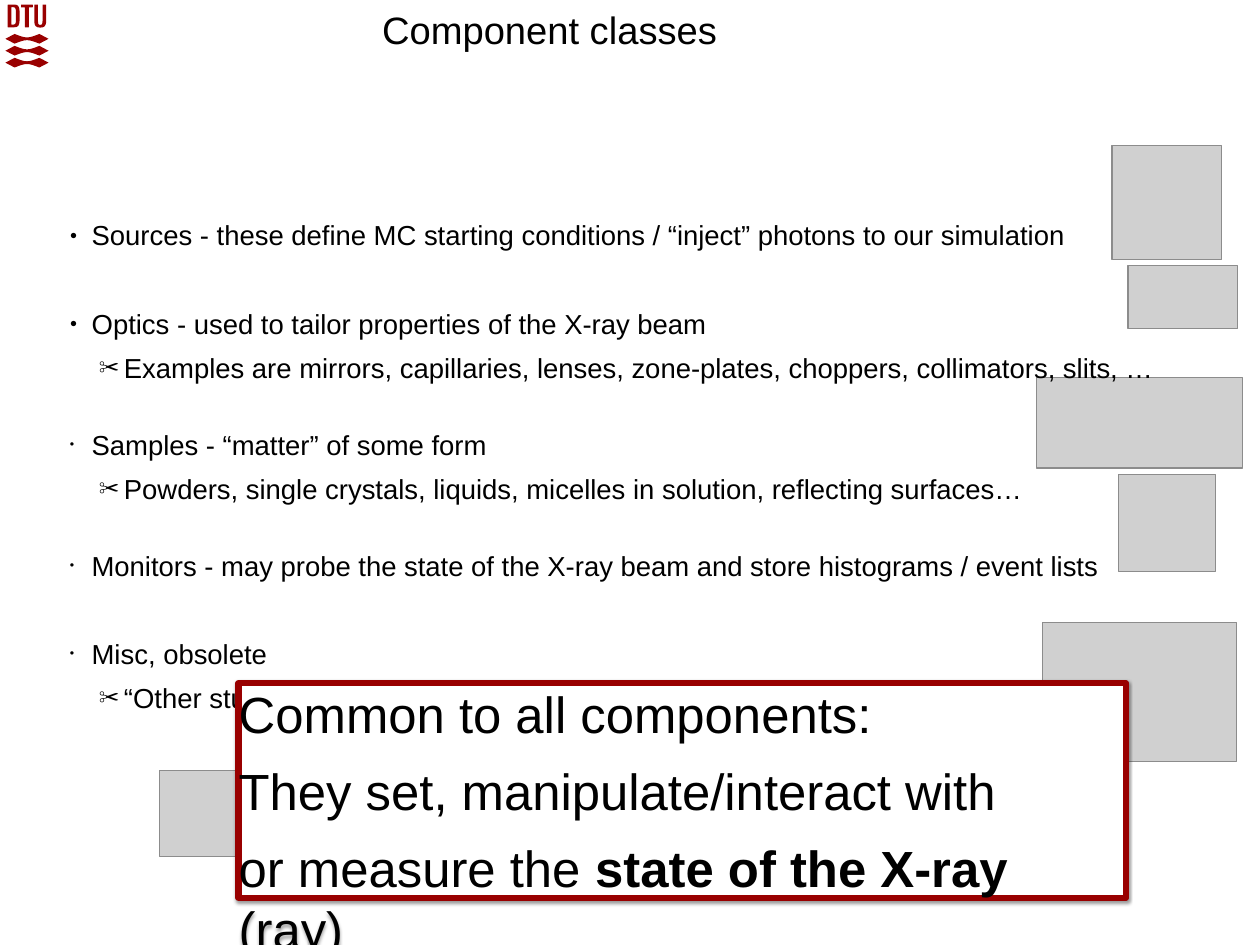
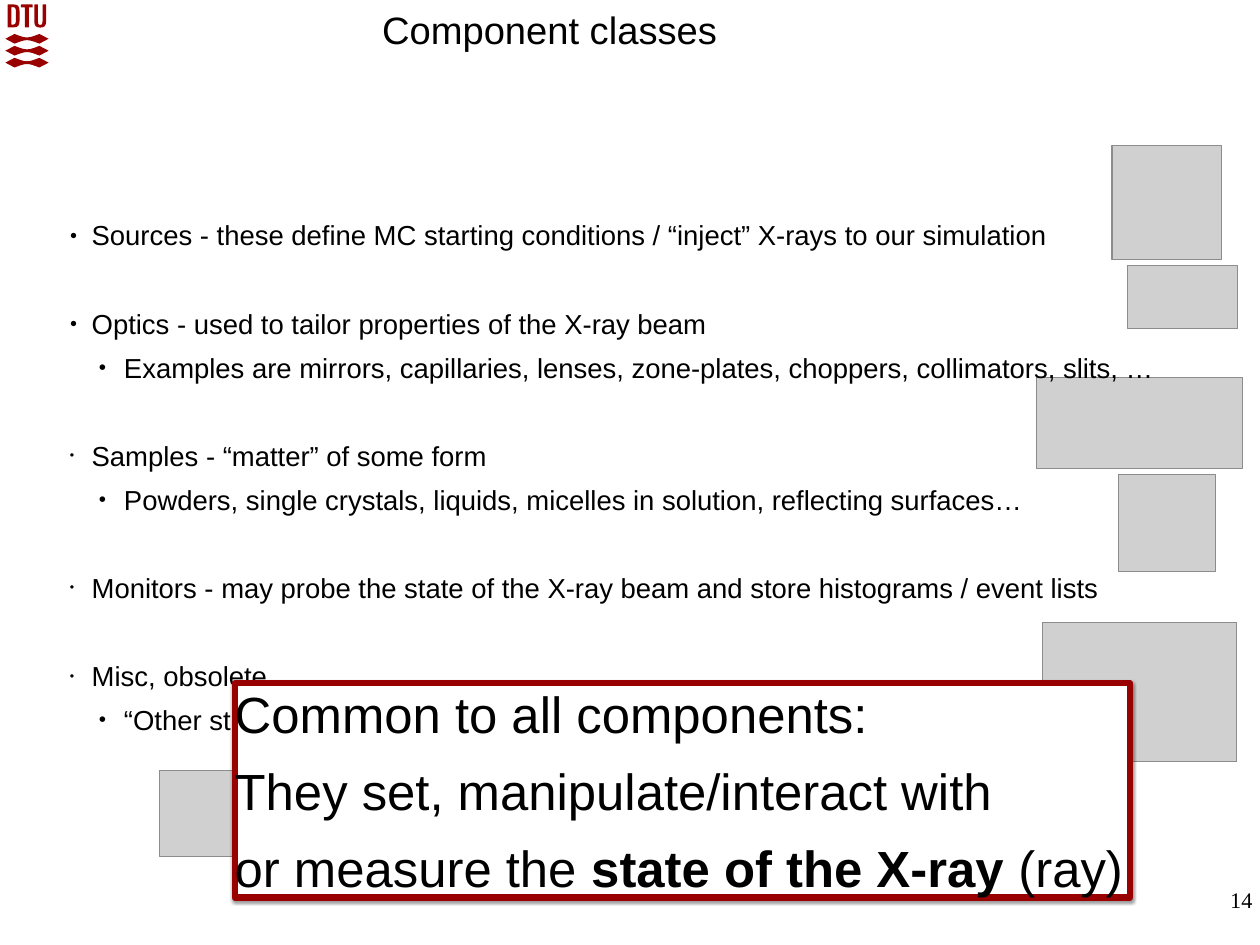
Before and after one commit to McStasMcXtrace/Schools, a slide deck: slide 14 of SOLEIL_March_2022/Day2_Thursday_March_10th/3_Components/McXtrace_component_and_instrument_concepts.pptx. Drawn at 1260x945 pixels with LibreOffice and Linux fonts; fonts in the diff are those of the drawing; grey boxes stand for pictures; background and template pictures are left out. Boxes give left, top, right and bottom in pixels: in the first picture for what was removed or moved away, otherwise in the second. Text is boxed around its words. In the diff, an @@ line names an element or a change of style, - is before the commit and + after.

```diff
--- a/SOLEIL_March_2022/Day2_Thursday_March_10th/3_Components/McXtrace_component_and_instrument_concepts.pptx
+++ b/SOLEIL_March_2022/Day2_Thursday_March_10th/3_Components/McXtrace_component_and_instrument_concepts.pptx
@@ text at bbox=[92, 225, 1046, 251]: text changed @@
-● Sources - these define MC starting conditions / “inject” photons to our simulation
+● Sources - these define MC starting conditions / “inject” X-rays to our simulation
@@ text at bbox=[124, 358, 1118, 736]: bullet ✂ to • @@
@@ rectangle "Common to all components:": place and size @@
-rectangle "Common to all components:" at bbox=[239, 683, 1126, 898]
+rectangle "Common to all components:" at bbox=[235, 683, 1130, 898]
@@ page number added at bbox=[1230, 893, 1252, 908], 14 pt, text #000000 @@
+14
```
Also in this commit, not shown: 30 other slides changed, 2 other files.
